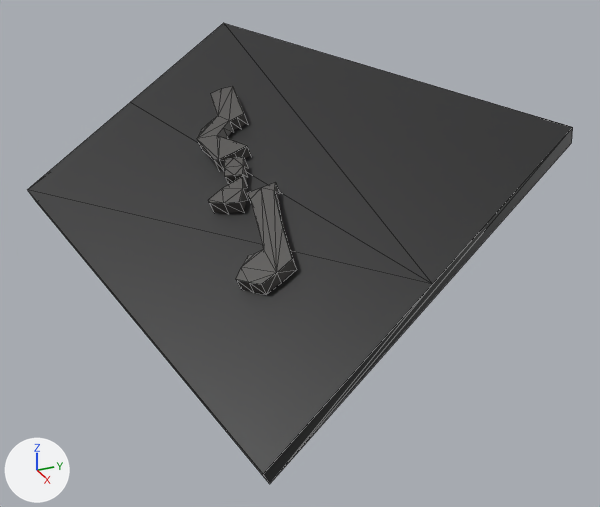
The OBJ model src/main/resources/assets/stargate/models/DHD/034.obj, before and after one commit.
Camera for both pictures: a camera (50 mm lens) standing at (0.5079, 0.0616, 0.9908) and looking at (0.3159, 0.148, 0.8948). Arrows for +X, +Y and +Z are at lower left; the lights stay in place. The first picture is the older version. Mesh edges are drawn as thin lines. Where no turn or scale is listed for an object, it has been applied to the vertices.

Objects in the first picture: '034'.
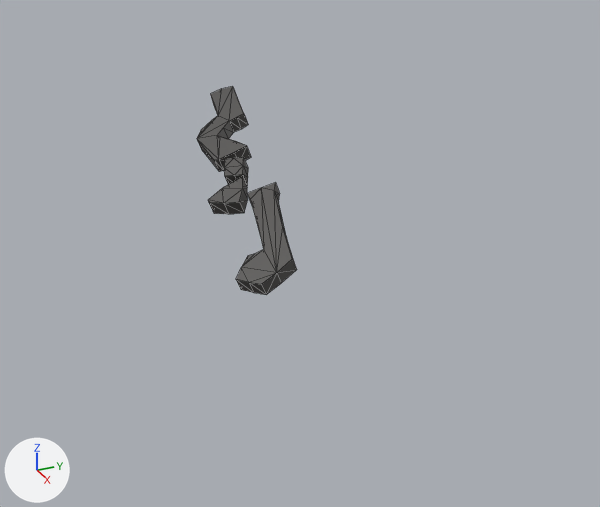
Diff of the bpy script that builds the scene:
```diff
--- a/src/main/resources/assets/stargate/models/DHD/034.obj.py
+++ b/src/main/resources/assets/stargate/models/DHD/034.obj.py
@@ me_034 @@
 # used by ob_034; location = (0.0, 0.0, 0.0)
-me_034.from_pydata(...)  # 108 vertices, 153 faces; spans x 0.2438..0.3752, y 0.083..0.2137, z 0.8693..0.9469
+me_034.from_pydata(...)  # 98 vertices, 139 faces; spans x 0.2742..0.3402, y 0.1222..0.1453, z 0.8966..0.9339
+# me_034 part 1: the loose piece of 10 vertices spanning x 0.2438..0.3752, y 0.083..0.2137, z 0.8693..0.9469 is deleted
 me_034.materials.append(mat_glyph)
```

Pixel boxes [x1, y1, x2, y2] of what changed, in the pictures (600 x 507 px):
'034', reshaped (82% narrower, 55% shorter)
    before: [27, 23, 573, 484]
    after: [197, 86, 297, 295]
part 1 of me_034, deleted
    before: [27, 23, 573, 484]
